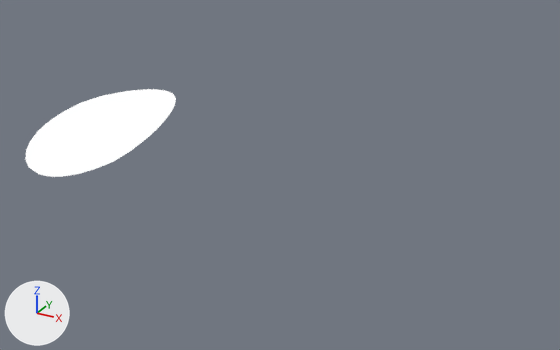
A saved change to the Blender file BlackWhite/Assets/Assets/Models/bolt.blend.
Both versions are drawn from a 50 mm camera at (9.22, -10.27, 4.92) aimed at (3.6, -0.05, -0.19). Lighting does not change. The marker at lower left points along +X, +Y and +Z.

In view in the first picture: 'FX_Bolt'.
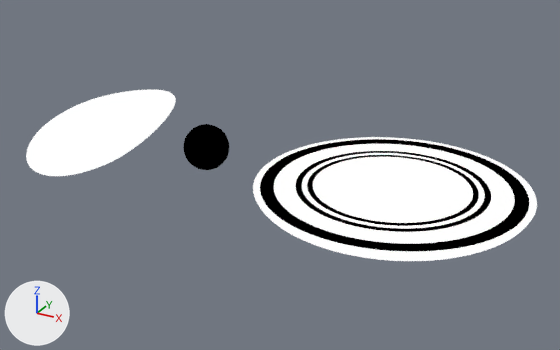
Location of each change, [x1, y1, x2, y2] in pixels of the pictures (560 x 350 px):
'Range', added: after [253, 137, 537, 261]
'FX_Projectile', added (black): after [183, 124, 229, 170]

What changed in the scene script:
```text
Add me_circle:
    me_circle.from_pydata(...)  # 449 vertices, 352 faces; spans x -2.13..2.13, y -2.13..2.13, z -0.48..0.0
    me_circle.materials.append(mat_material)  # picture img_color_pallete_png
Add me_cube_001:
    me_cube_001.from_pydata(...)  # a UV sphere (32 segments, 16 rings, poles along z) spanning x -0.392..0.392, y -0.392..0.392, z -0.392..0.392; a UV sphere (32 segments, 16 rings, poles along z) spanning x -0.231..0.231, y -0.231..0.231, z -0.231..0.231
    me_cube_001.materials.append(mat_material)  # picture img_color_pallete_png
Add ob_range:
    ob_range = bpy.data.objects.new('Range', me_circle)
    ob_range.location = (5.52, 0.0, 0.0)
    _m = ob_range.modifiers.new('Subdivision', 'SUBSURF')
Add ob_fx_projectile:
    ob_fx_projectile = bpy.data.objects.new('FX_Projectile', me_cube_001)
    ob_fx_projectile.location = (2.13, 0.0, 0.0)
```
